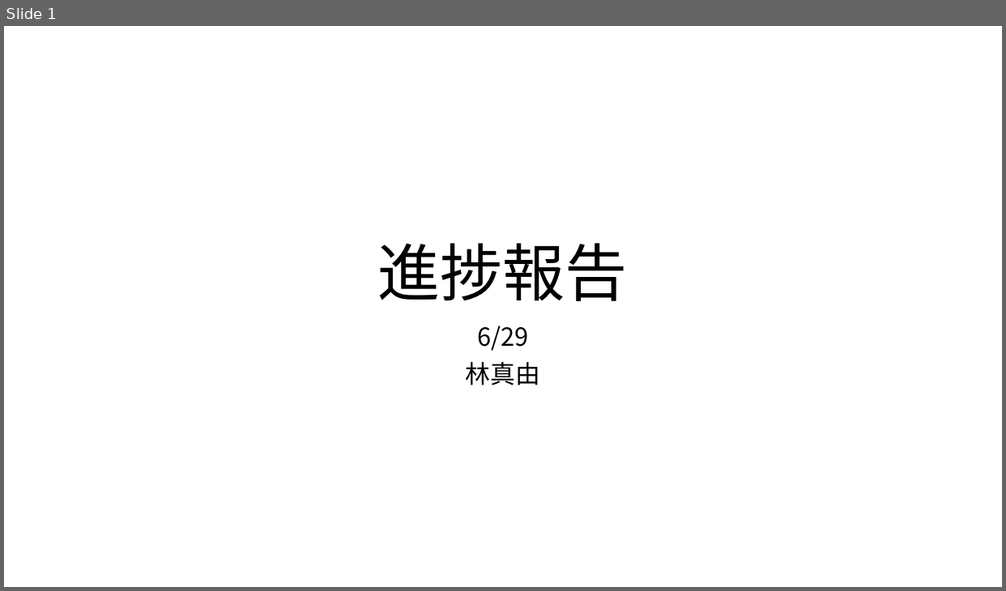
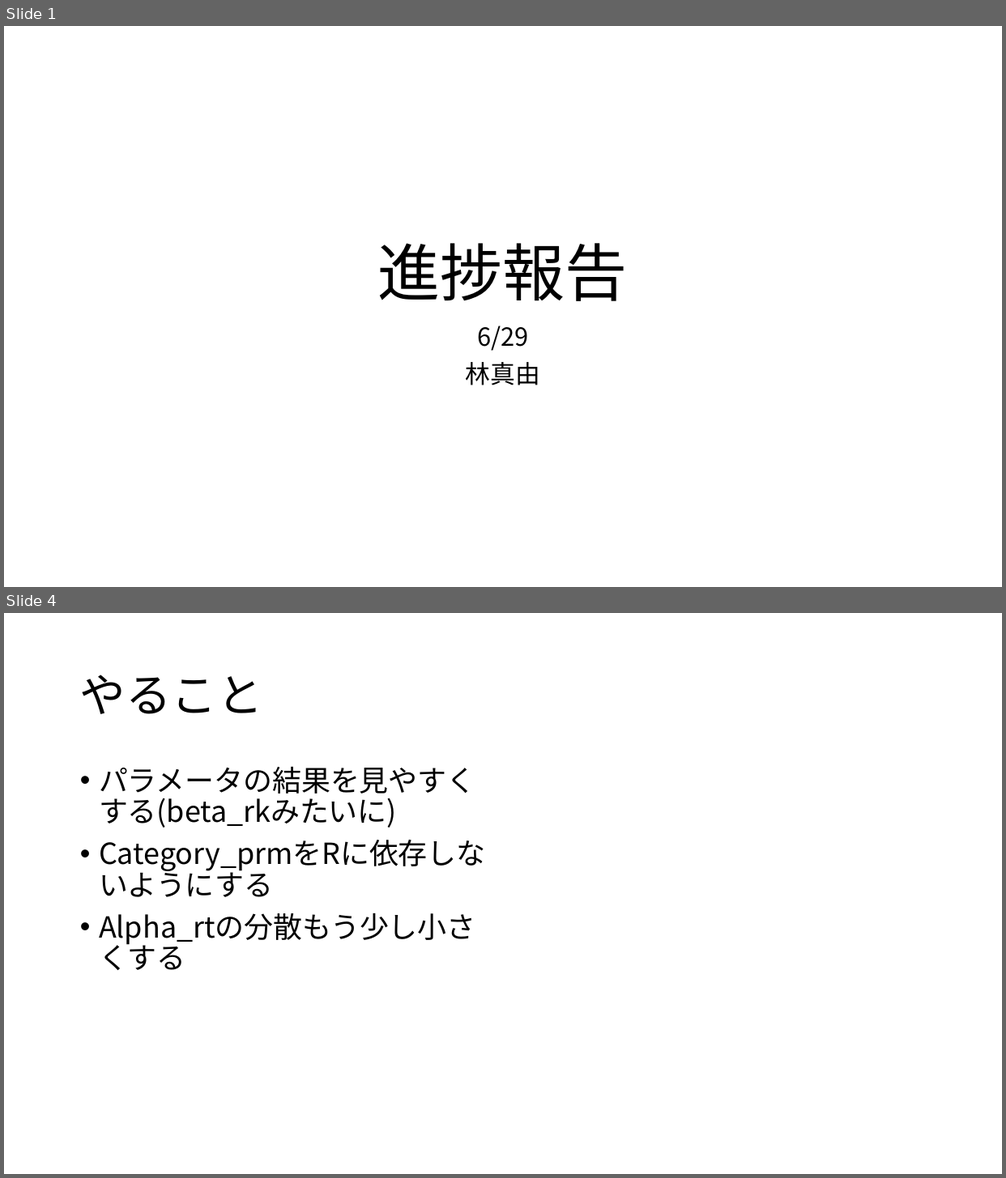
Before and after one commit to Mayu925/lab, a slide deck: ゼミ0629.pptx. Shown one above the other, each under a label of ours: slide 1 before the commit, slides 1 and 4 after it; the slides between them are not shown. The pictures are 1006x591 and 1006x1178 pixels, drawn with LibreOffice and Linux fonts; fonts in the diff are those of the drawing. Boxes give left, top, right and bottom in pixels: in the first picture for what was removed or moved away, otherwise in the second. Text is boxed around its words. In the diff, an @@ line names an element or a change of style, - is before the commit and + after.

```diff
--- a/ゼミ0629.pptx
+++ b/ゼミ0629.pptx
@@ slide 4 added at (4, 613, 1002, 1174), background #FFFFFF @@
@@ title added at (80, 675, 263, 714), 44 pt, text #000000 @@
+やること
@@ text added at (99, 766, 486, 945), 28 pt, text #000000 @@
+• パラメータの結果を見やすくする(beta_rkみたいに)
+• Category_prmをRに依存しないようにする
+• Alpha_rtの分散もう少し小さくする
```
Also in this commit, not shown: 2 slides changed, 19 other files.
